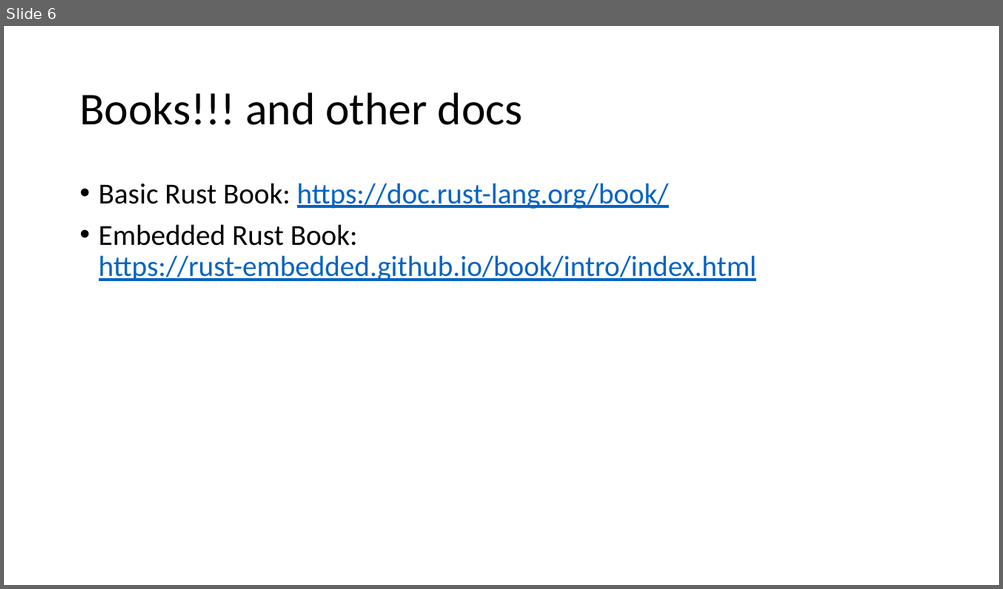
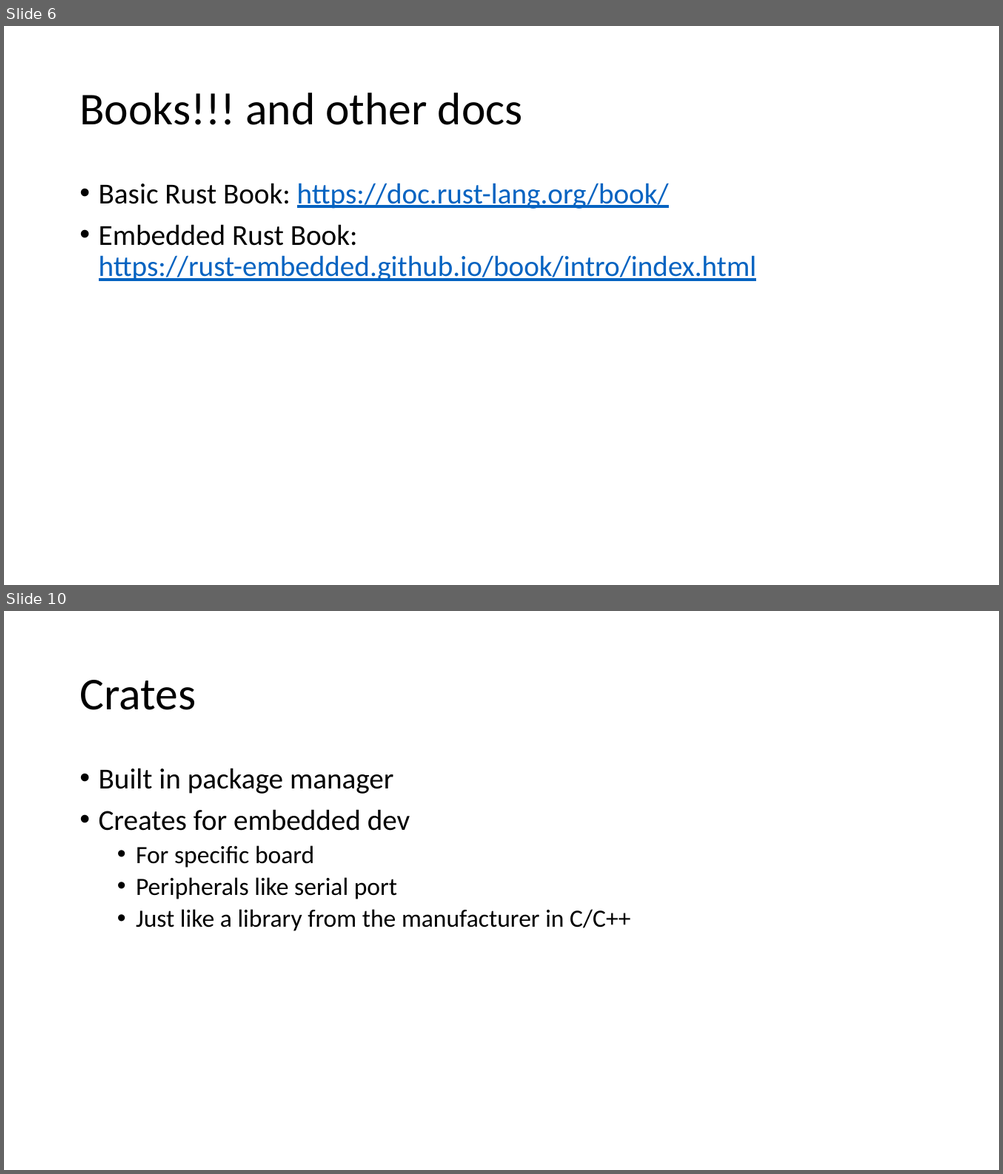
Before and after one commit to ProgrammerAL/Presentations-2019, a slide deck: 09-04 - Making the Case for Rust/Making the Case for Rust.pptx. Shown one above the other, each under a label of ours: slide 6 before the commit, slides 6 and 10 after it; the slides between them are not shown. The pictures are 1003x589 and 1003x1174 pixels, drawn with LibreOffice and Linux fonts; fonts in the diff are those of the drawing. Boxes give left, top, right and bottom in pixels: in the first picture for what was removed or moved away, otherwise in the second. Text is boxed around its words. In the diff, an @@ line names an element or a change of style, - is before the commit and + after.

```diff
--- a/09-04 - Making the Case for Rust/Making the Case for Rust.pptx
+++ b/09-04 - Making the Case for Rust/Making the Case for Rust.pptx
@@ slide 10 added at (4, 611, 999, 1170), background #FFFFFF @@
@@ title added at (79, 680, 196, 710), 44 pt, text #000000 @@
+Crates
@@ text added at (99, 768, 630, 931), 24 pt, text #000000 @@
+• Built in package manager
+• Creates for embedded dev
+  • For specific board
+  • Peripherals like serial port
+  • Just like a library from the manufacturer in C/C++
```
Also in this commit, not shown: 3 slides changed, 9 other slides added.
